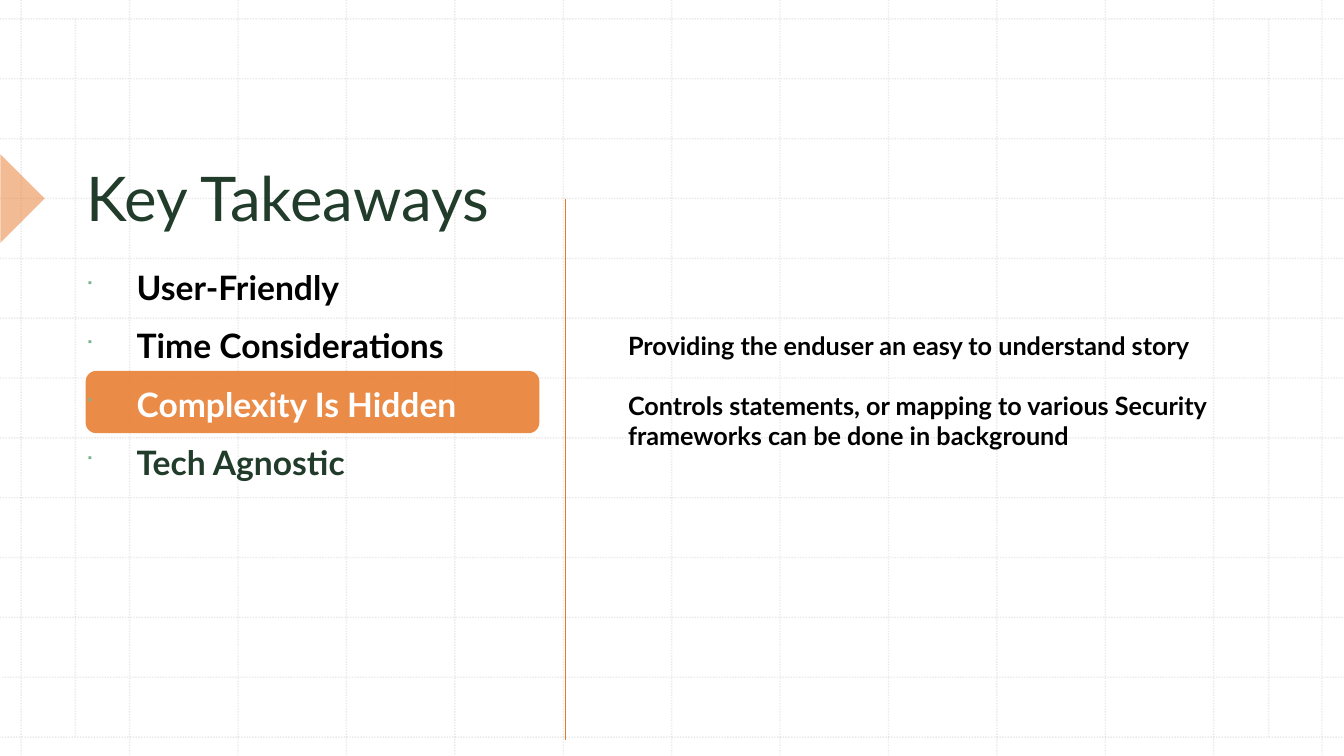
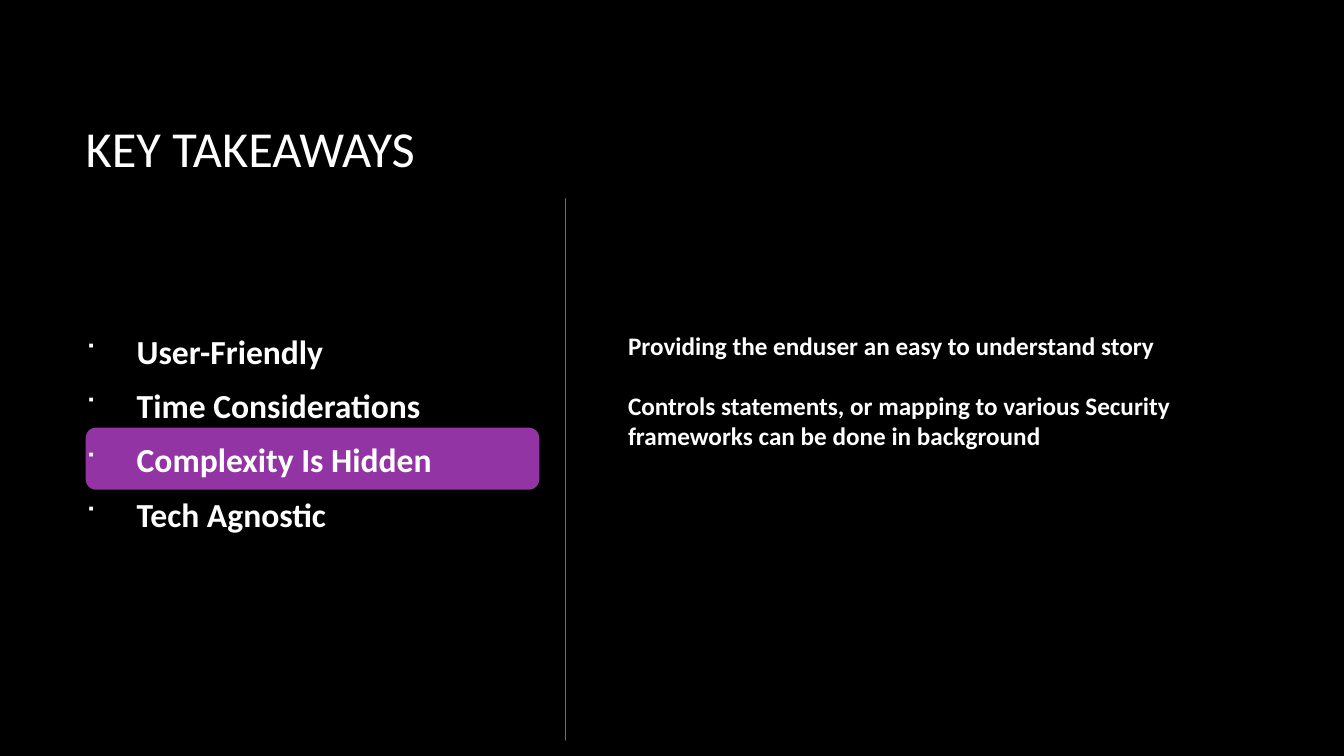
Before and after one commit to misge-dotcom/LSZ_2025, a slide deck: slide 11 of Cyber Risk from Theory to Practice LSZ2025.pptx. Drawn at 1344x756 pixels with LibreOffice and Linux fonts; fonts in the diff are those of the drawing; background and template pictures are left out. Boxes give left, top, right and bottom in pixels: in the first picture for what was removed or moved away, otherwise in the second. Text is boxed around its words. In the diff, an @@ line names an element or a change of style, - is before the commit and + after.

```diff
--- a/Cyber Risk from Theory to Practice LSZ2025.pptx
+++ b/Cyber Risk from Theory to Practice LSZ2025.pptx
@@ background #FFFFFF to picture (left out) @@
@@ group removed at <box>0,0,1344,756</box>: 28 lines @@
@@ title "KEY TAKEAWAYS" at <box>86,134,414,168</box>: vertical alignment bottom to middle @@
@@ title at <box>86,134,414,168</box>: text changed; size 44 to 36 pt; font Lato to Calibri; text colour #223C2B to #FFFFFF @@
-Key Takeaways
+KEY TAKEAWAYS
@@ right triangle removed at <box>0,154,44,243</box> @@
@@ line (566, 199) - (566, 740): stroke #E77929 0.5 pt to #AC3EC1 0.75 pt @@
@@ text "User-Friendly" at <box>137,340,431,533</box>: font Lato to Calibri; text colour #000000 to #FFFFFF in "User-Friendly", "Time Considerations"; text colour #223C2B to #FFFFFF in "Tech Agnostic"; line spacing 1.1 to 1; bullet colour #7AB48E to #FFFFFF; vertical alignment top to middle @@
@@ text "Providing the enduser an easy ..." at <box>628,337,1170,450</box>: font Lato to Calibri, text colour #000000 to #FFFFFF @@
@@ rounded rectangle: place and size @@
-rounded rectangle at <box>86,371,539,434</box>
+rounded rectangle at <box>86,427,539,490</box>
@@ rounded rectangle at <box>86,427,539,490</box>: fill #E77929 at 85% opacity to #AC3EC1 at 85% opacity @@
```
Also in this commit, not shown: 12 other slides changed.
